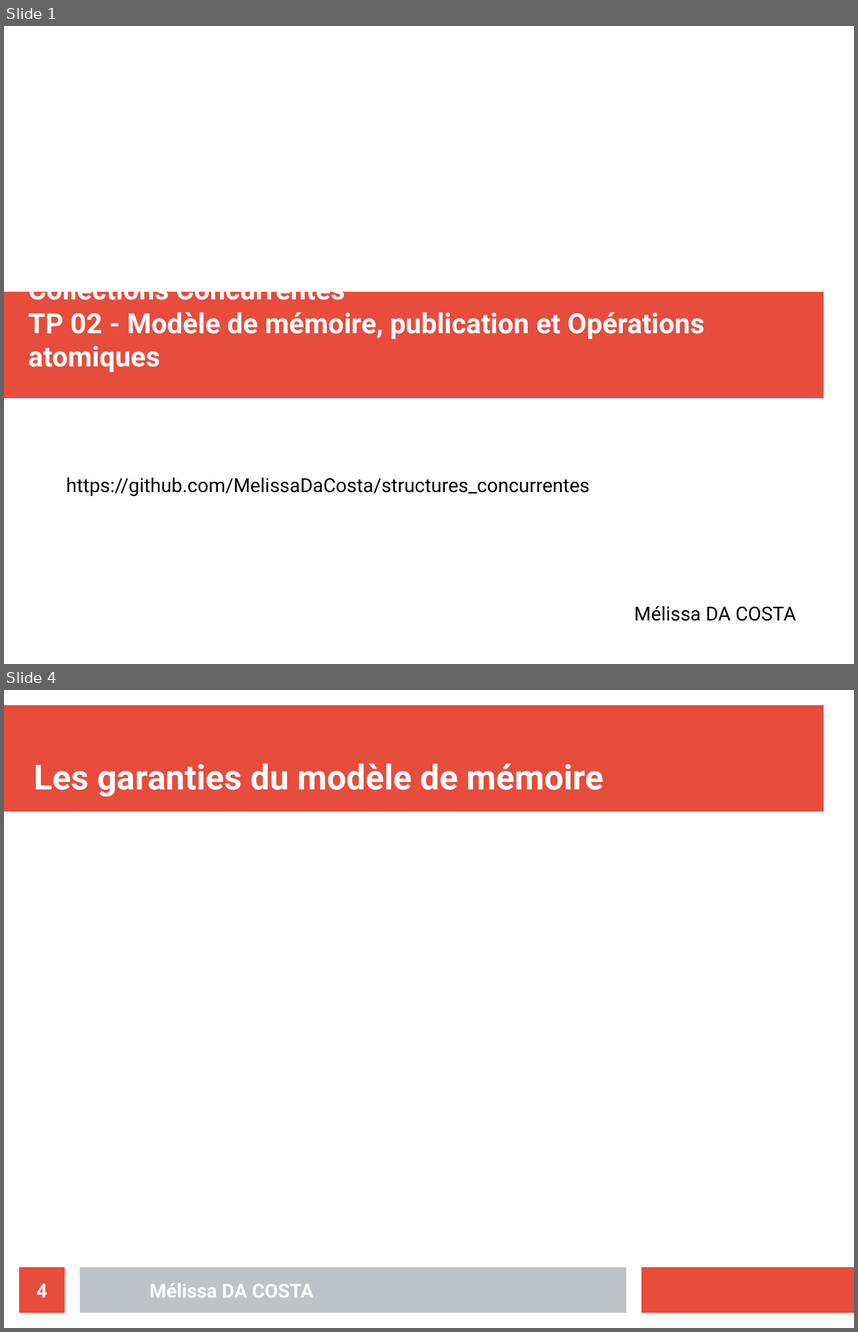
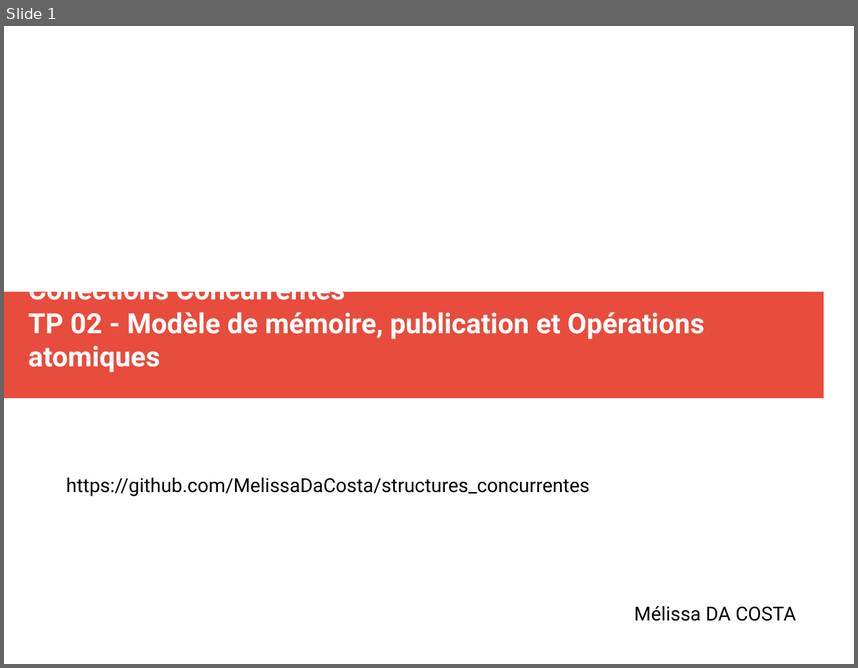
Before and after one commit to MelissaDaCosta/struct_conc, a slide deck: TP2/Mélissa_DA_COSTA_slides_TP02.odp. Shown one above the other, each under a label of ours: slides 1 and 4 before the commit, slide 1 after it; the slides between them are not shown. The pictures are 858x1332 and 858x668 pixels, drawn with LibreOffice and Linux fonts; fonts in the diff are those of the drawing. Boxes give left, top, right and bottom in pixels: in the first picture for what was removed or moved away, otherwise in the second. Text is boxed around its words. In the diff, an @@ line names an element or a change of style, - is before the commit and + after.

```diff
--- a/TP2/Mélissa_DA_COSTA_slides_TP02.odp
+++ b/TP2/Mélissa_DA_COSTA_slides_TP02.odp
@@ slide 4 removed at box(4, 690, 854, 1328), background #FFFFFF @@
@@ rectangle removed at box(4, 705, 824, 812) @@
@@ title removed at box(34, 763, 604, 797) @@
-Les garanties du modèle de mémoire
@@ page number removed at box(19, 1267, 65, 1312) @@
-4
@@ rectangle removed at box(80, 1267, 626, 1312) @@
@@ rectangle removed at box(642, 1267, 854, 1312) @@
@@ text removed at box(150, 1283, 314, 1297) @@
-Mélissa DA COSTA
```
Also in this commit, not shown: 5 slides changed, 2 slides added, 8 other files.
